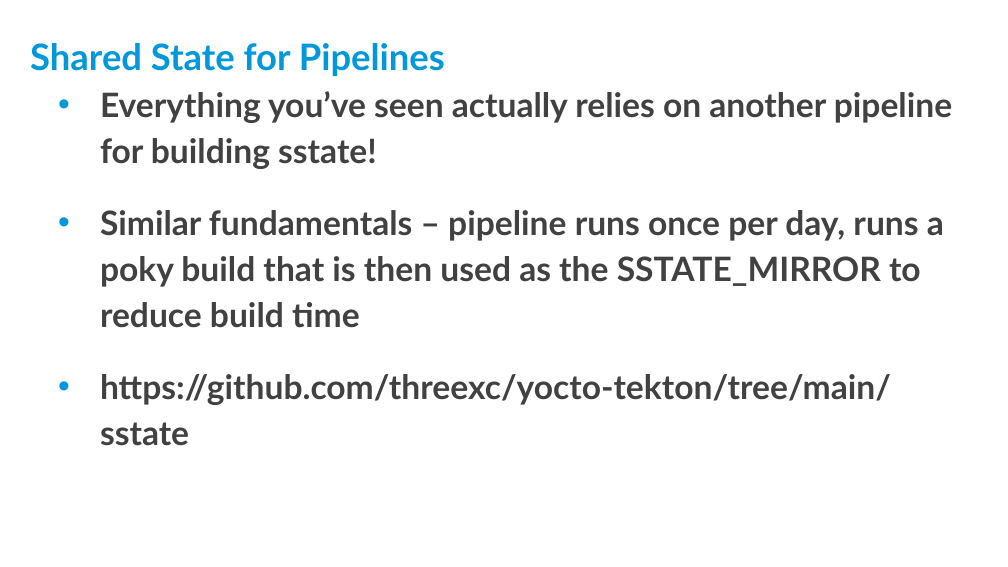
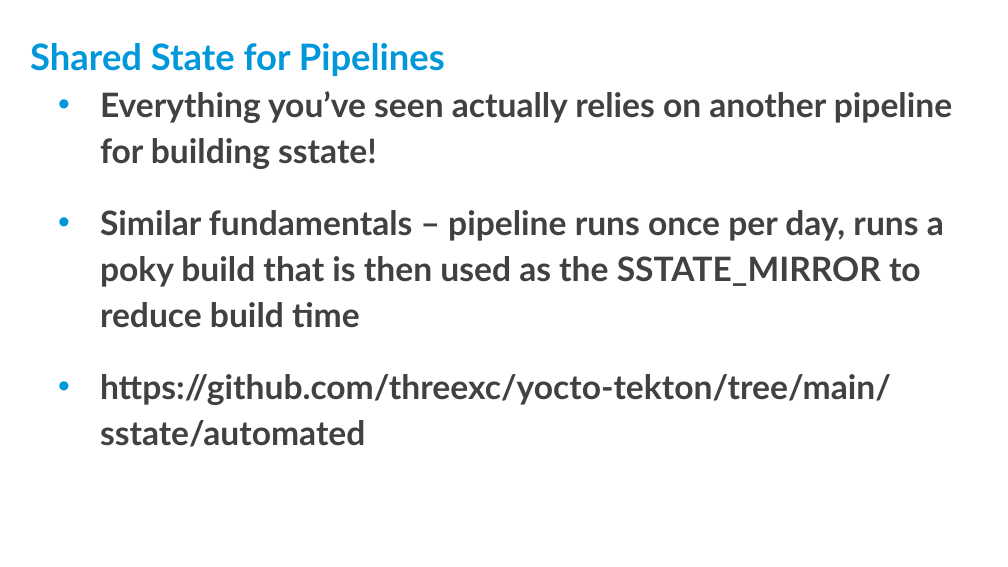
Before and after one commit to threexc/yocto-tekton, a slide deck: slide 25 of yddtalk/YP_DevDay_k8s_tekton.odp (slide 26 before the commit). Drawn at 1008x567 pixels with LibreOffice and Linux fonts; fonts in the diff are those of the drawing; background and template pictures are left out. Boxes give left, top, right and bottom in pixels: in the first picture for what was removed or moved away, otherwise in the second. Text is boxed around its words. In the diff, an @@ line names an element or a change of style, - is before the commit and + after.

```diff
--- a/yddtalk/YP_DevDay_k8s_tekton.odp
+++ b/yddtalk/YP_DevDay_k8s_tekton.odp
@@ text at box(100, 374, 891, 447): text changed @@
-• https://github.com/threexc/yocto-tekton/tree/main/sstate
+• https://github.com/threexc/yocto-tekton/tree/main/sstate/automated
```
Also in this commit, not shown: 2 other slides changed, 1 slide added, 2 slides removed, 1 other file.
